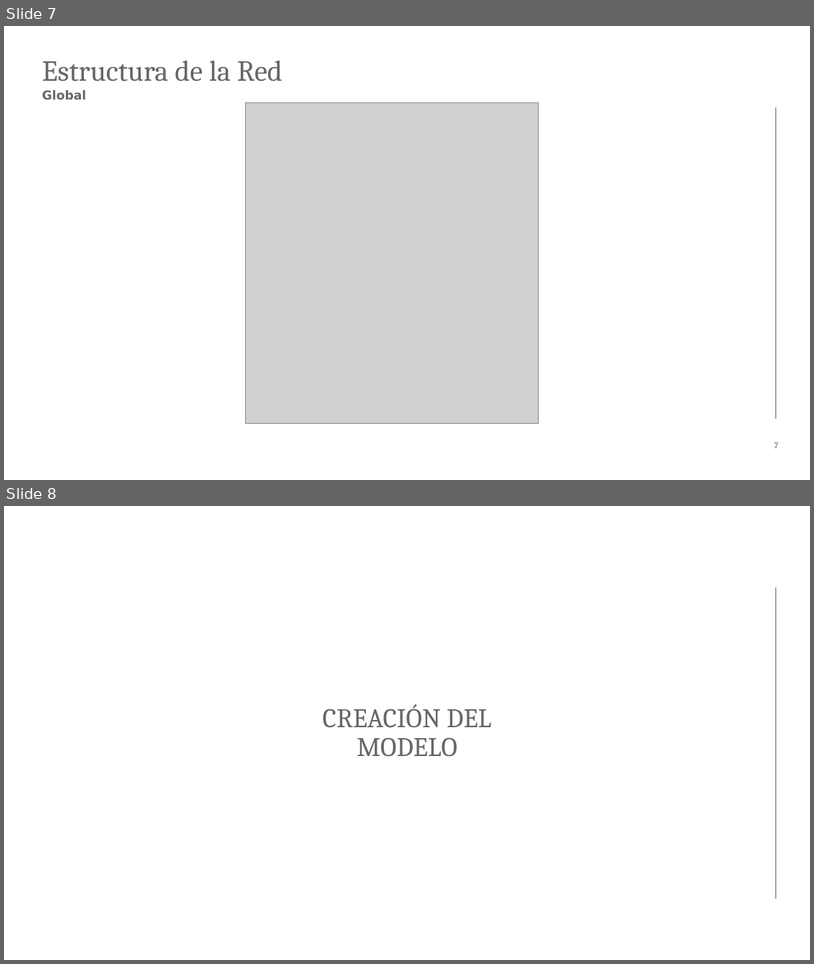
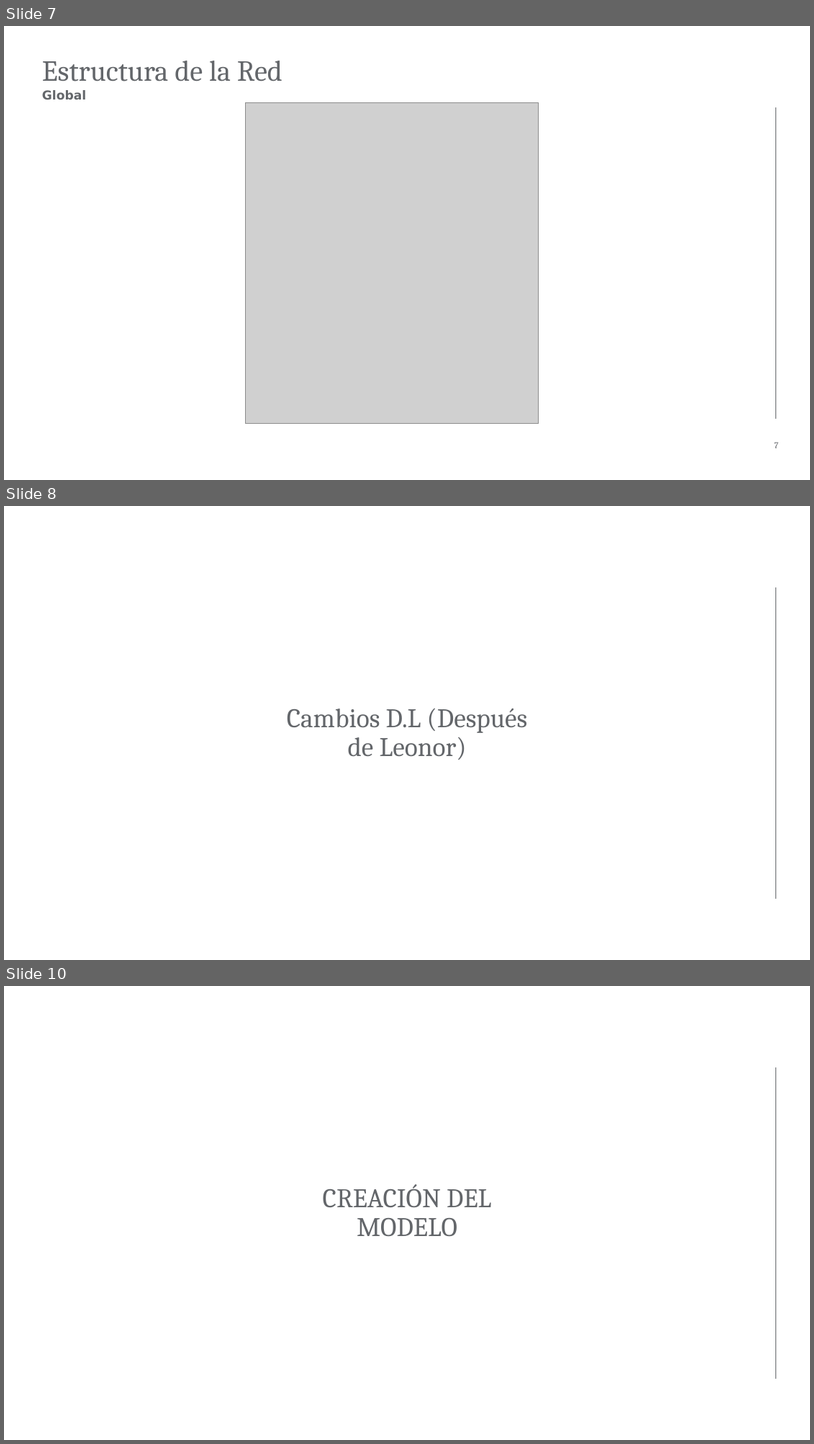
Before and after one commit to anabatres28-png/Dispatching-Project-in-PypSA, a slide deck: hojas_de_datos/presentación.pptx. Shown one above the other, each under a label of ours: slides 7 and 8 before the commit, slides 7, 8 and 10 after it; the slides between them are not shown. The pictures are 814x964 and 814x1444 pixels, drawn with LibreOffice and Linux fonts; fonts in the diff are those of the drawing; grey boxes stand for pictures; background and template pictures are left out. Boxes give left, top, right and bottom in pixels: in the first picture for what was removed or moved away, otherwise in the second. Text is boxed around its words. In the diff, an @@ line names an element or a change of style, - is before the commit and + after.

Commit message:
cambios

```diff
--- a/hojas_de_datos/presentación.pptx
+++ b/hojas_de_datos/presentación.pptx
@@ slide 8 added at box(4, 506, 810, 960), background #FFFFFF; not listed: 1 template element that a slide beside it also shows @@
@@ text added at box(287, 708, 528, 759), 24 pt, text #63666A @@
+Cambios D.L (Después de Leonor)
@@ what was slide 8 is now slide 10 @@
```
Also in this commit, not shown: 2 slides changed, 40 other slides added, 10 slides removed, 13 other files.
